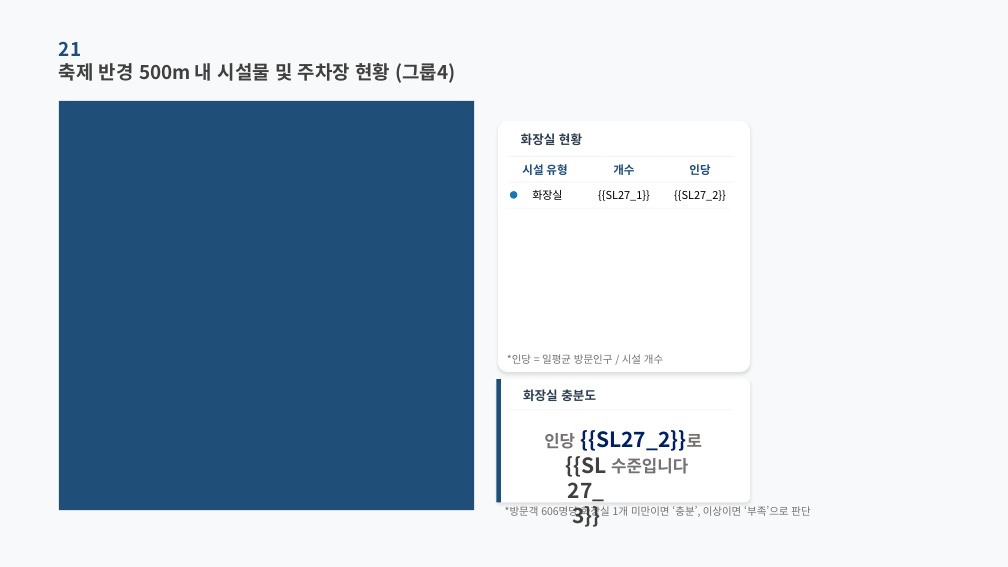
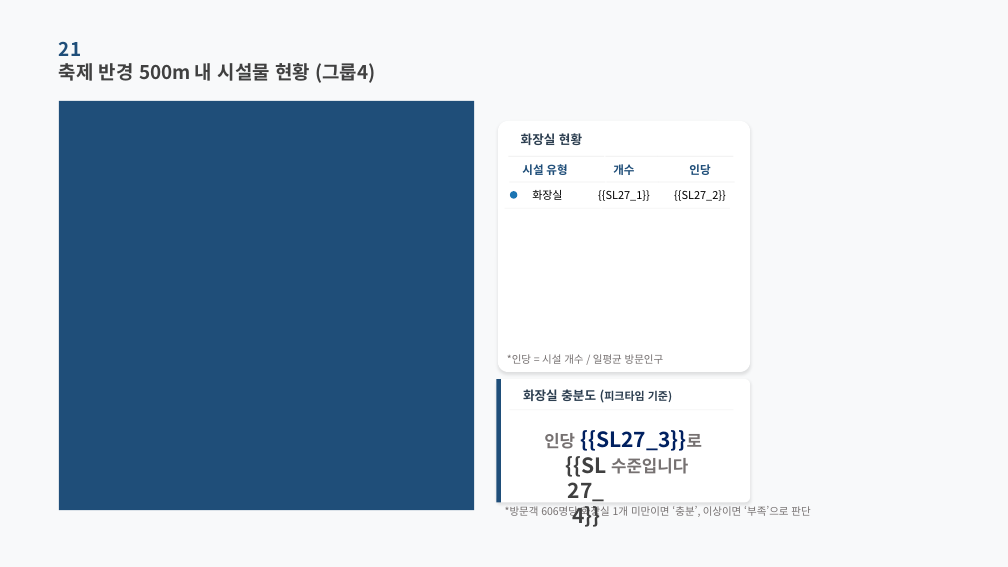
Before and after one commit to roddms/auto-report, a slide deck: slide 28 of template/master_pretendard.pptx. Drawn at 1008x567 pixels with LibreOffice and Linux fonts; fonts in the diff are those of the drawing; background and template pictures are left out. Boxes give left, top, right and bottom in pixels: in the first picture for what was removed or moved away, otherwise in the second. Text is boxed around its words. In the diff, an @@ line names an element or a change of style, - is before the commit and + after.

```diff
--- a/template/master_pretendard.pptx
+++ b/template/master_pretendard.pptx
@@ text at [59,63,375,83]: text changed @@
-축제 반경 500m 내 시설물 및 주차장 현황 (그룹4)
+축제 반경 500m 내 시설물 현황 (그룹4)
@@ text at [507,354,664,364]: text changed @@
-*인당 = 일평균 방문인구 / 시설 개수
+*인당 = 시설 개수 / 일평균 방문인구
@@ text at [523,389,672,402]: text changed @@
-화장실 충분도
+화장실 충분도 (피크타임 기준)
@@ text at [544,430,702,451]: text changed @@
-인당 {{SL27_2}}로
+인당 {{SL27_3}}로
@@ text at [572,430,686,527]: text changed @@
-{{SL27_3}}
+{{SL27_4}}
```
Also in this commit, not shown: 23 other slides changed, 25 other files.
